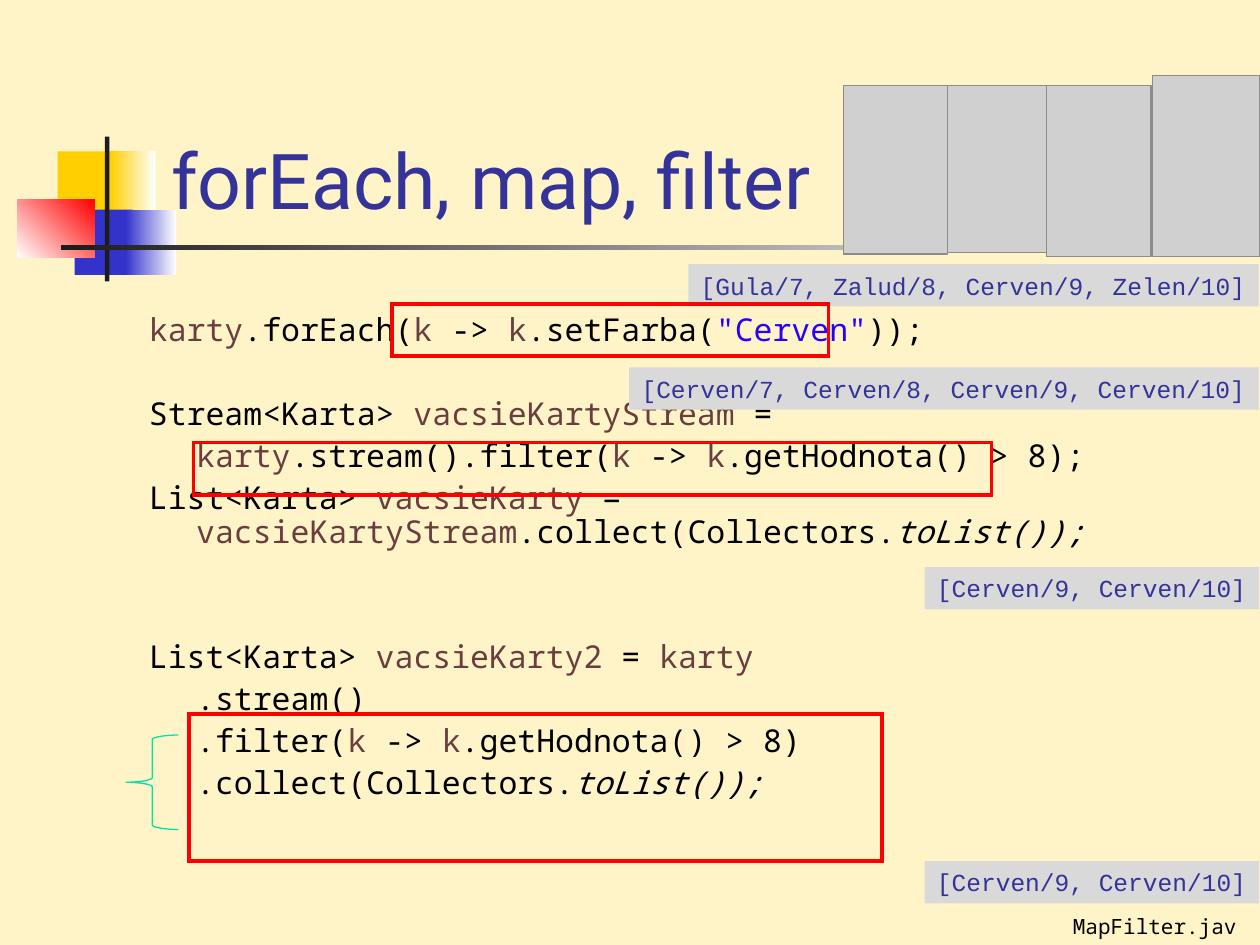
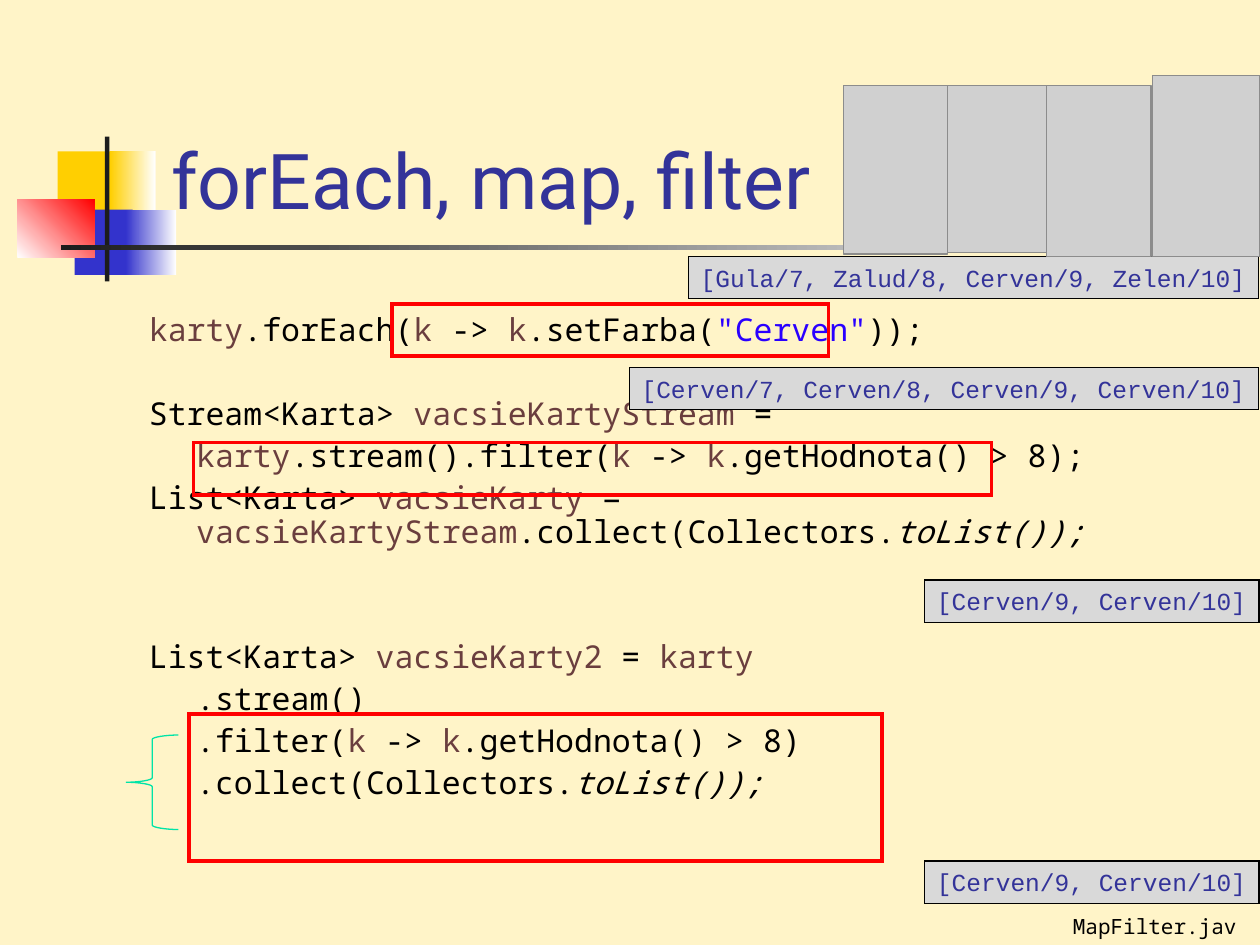
Before and after one commit to Programovanie4/Prednasky, a slide deck: slide 14 of 07/07_java.ppt (slide 19 before the commit). Drawn at 1260x945 pixels with LibreOffice and Linux fonts; fonts in the diff are those of the drawing; grey boxes stand for pictures. Boxes give left, top, right and bottom in pixels: in the first picture for what was removed or moved away, otherwise in the second. Text is boxed around its words. In the diff, an @@ line names an element or a change of style, - is before the commit and + after.

```diff
--- a/07/07_java.ppt
+++ b/07/07_java.ppt
@@ rectangle "[Gula/7, Zalud/8, Cerven/9, Zelen/10]": place and size @@
-rectangle "[Gula/7, Zalud/8, Cerven/9, Zelen/10]" at [688,265,1259,307]
+rectangle "[Gula/7, Zalud/8, Cerven/9, Zelen/10]" at [688,256,1259,299]
@@ outline none to #000000 0.74 pt in 4 elements at [629,368,1259,411], [925,861,1260,903], [688,256,1259,299], [925,580,1260,622] @@
@@ rectangle "[Cerven/9, Cerven/10]": place and size @@
-rectangle "[Cerven/9, Cerven/10]" at [925,567,1260,610]
+rectangle "[Cerven/9, Cerven/10]" at [925,580,1260,622]
```
Also in this commit, not shown: 24 other slides changed, 6 slides removed, 4 other files.
